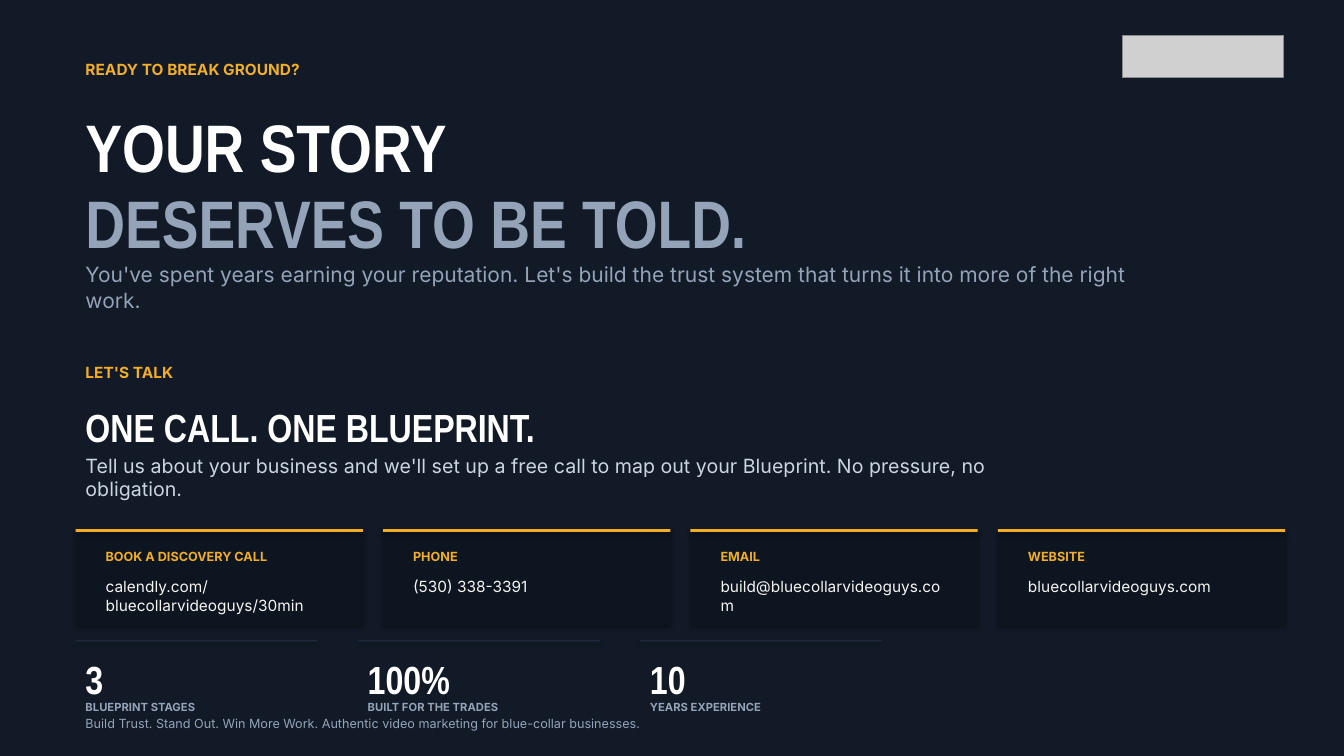
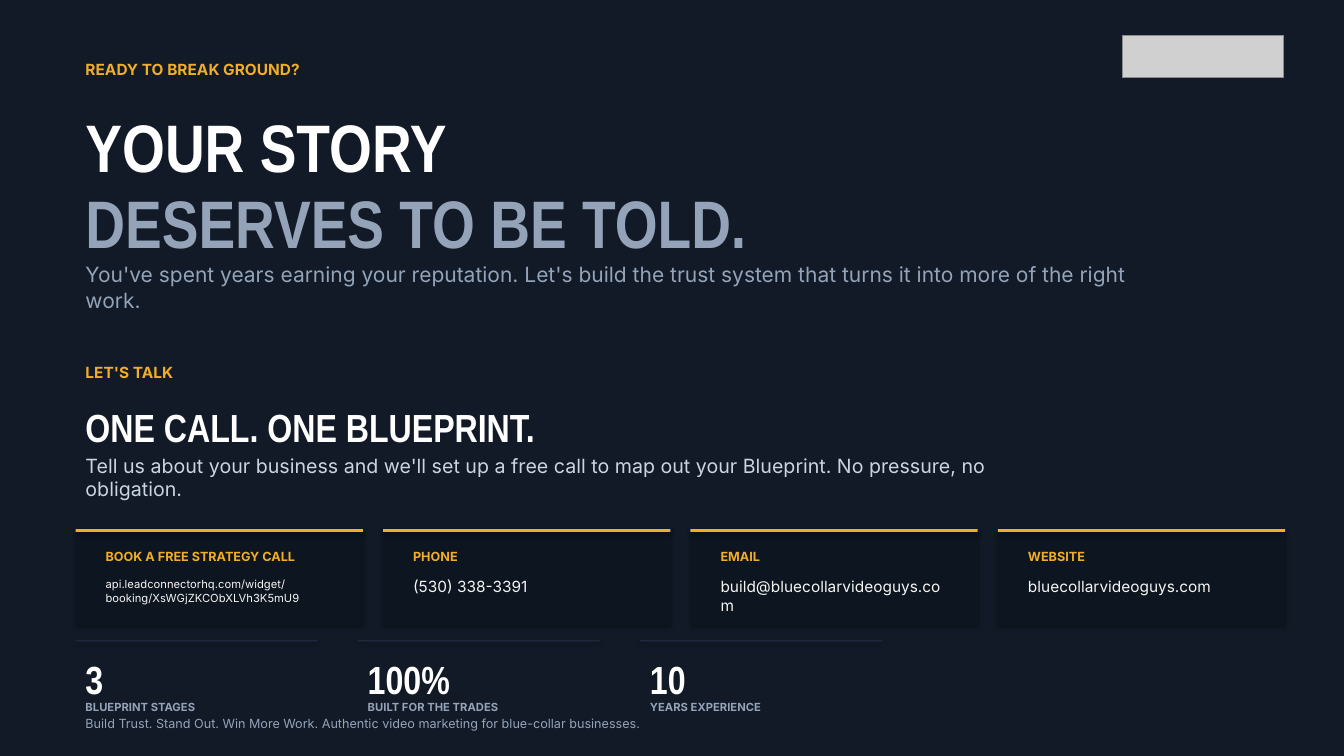
Before and after one commit to bluecollarvideoguys/bluecollarvideoguys-site, a slide deck: slide 12 of docs/BCVG-Company-Introduction.pptx. Drawn at 1344x756 pixels with LibreOffice and Linux fonts; fonts in the diff are those of the drawing; grey boxes stand for pictures. Boxes give left, top, right and bottom in pixels: in the first picture for what was removed or moved away, otherwise in the second. Text is boxed around its words. In the diff, an @@ line names an element or a change of style, - is before the commit and + after.

```diff
--- a/docs/BCVG-Company-Introduction.pptx
+++ b/docs/BCVG-Company-Introduction.pptx
@@ text at (106,551,295,561): text changed @@
-BOOK A DISCOVERY CALL
+BOOK A FREE STRATEGY CALL
@@ text at (106,579,300,605): text changed; size 11 to 8 pt @@
-calendly.com/bluecollarvideoguys/30min
+api.leadconnectorhq.com/widget/booking/XsWGjZKCObXLVh3K5mU9
```
Also in this commit, not shown: 26 other files.
